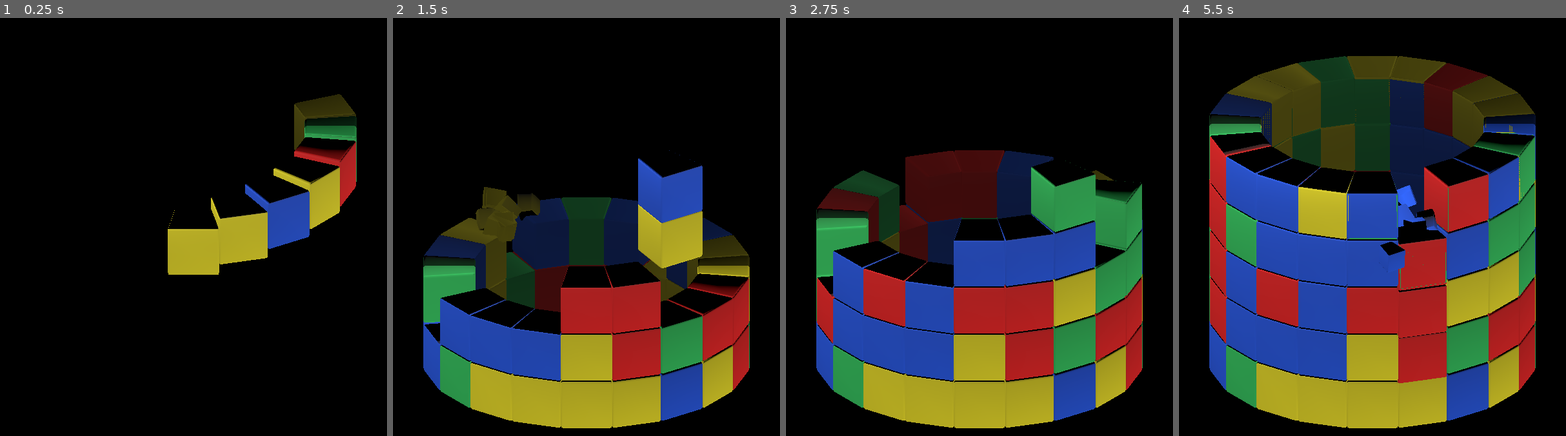
Above: before the commit, frames 1-4 (left to right).
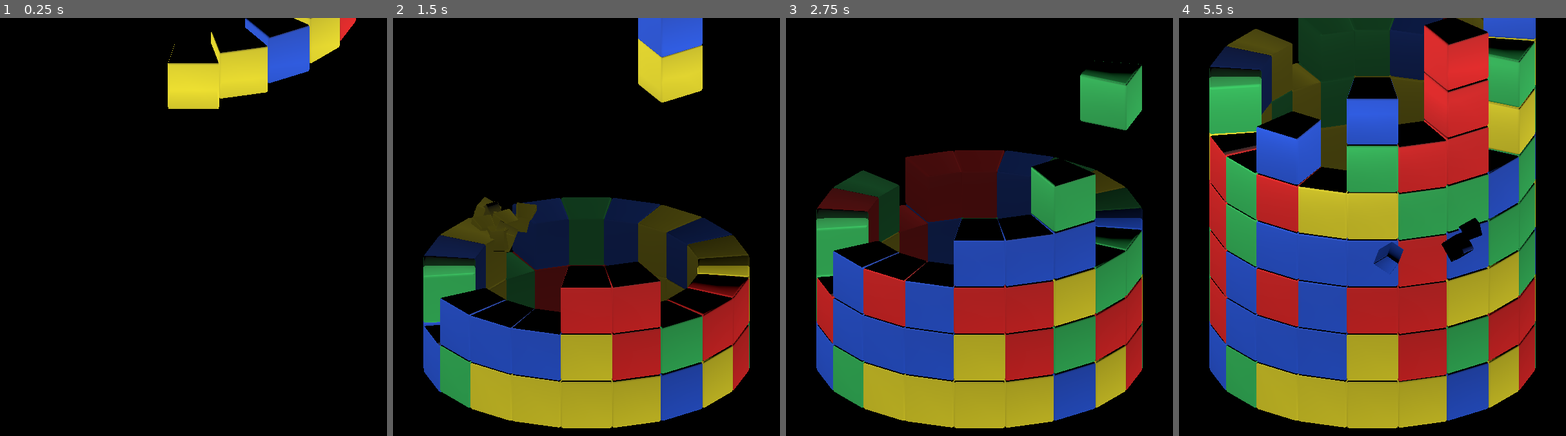
Above: after the commit, the same moments.

Repository: KasaiAi/Rotary
Game: Godot game, scene res://Scenes/level.tscn
Same seed, same stepped clock (60 frames per second), same inputs: the game is played once before the commit and once after it.
Inputs (mouse positions are in pixels of both pictures, inside the frame that each line leads up to):
- Up to frame 1 (0.25 s): no input
- Up to frame 2 (1.5 s): move the mouse to (671, 206) at 0.52 s; hold Right (ui_right) 0.53-1.28 s; click (671, 206) at 0.6 s; tap Space (ui_select) at 0.77 s; move the mouse to (509, 247) at 1.27 s; hold Down (ui_down) from 1.28 s (still down); click (509, 247) at 1.35 s
- Up to frame 3 (2.75 s): tap Space (ui_select) at 1.52 s; move the mouse to (1018, 135) at 2.02 s; release Down (ui_down) at 2.03 s; hold Right (ui_right) from 2.03 s (still down); right-click (1018, 135) at 2.1 s; click (1018, 135) at 2.3 s
- Up to frame 4 (5.5 s): move the mouse to (1353, 310) at 2.77 s; click (1353, 310) at 2.85 s; tap Space (ui_select) at 3.02, 3.77, 4.52 s; move the mouse to (1488, 289) at 3.52 s; release Right (ui_right) at 3.53 s; hold Left (ui_left) 3.53-5.03 s; click (1488, 289) at 3.6 s; move the mouse to (1256, 164) at 4.27 s; right-click (1256, 164) at 4.35 s; click (1256, 164) at 4.55 s; move the mouse to (1391, 227) at 5.02 s; hold Down (ui_down) from 5.03 s (still down); click (1391, 227) at 5.1 s

The runs differ from the first frame. In frame 1, 13% of the frame differs, in the area x 43-93%, y 0-62%; in frame 2, 7.8%; in frame 3, 3.9%; in frame 4, 33%, in the area x 7-93%, y 0-98%.

Commit message:
Small fixes

Diff:
--- a/Scripts/cell.gd
+++ b/Scripts/cell.gd
@@ -30,7 +30,7 @@
 		cellBit.transform = transform
 		cellBit.translate_object_local(Vector3(randi_range(-1, 1),1,randi_range(-1, 1)))
 		cellBit.get_node("Mesh").get_surface_override_material(0).albedo_color = $Mesh.get_surface_override_material(0).albedo_color
-		get_parent().add_child(cellBit)
+		add_sibling(cellBit)
 	queue_free()
 
 #func _process(delta):
--- a/Scripts/level_control.gd
+++ b/Scripts/level_control.gd
@@ -47,7 +47,7 @@
 	newCell.transform = $Spawner.transform
 	newCell.translate_object_local(Vector3(0,0,5.25))
 
-	$Cylinder/Ring.add_child(newCell)
+	add_child(newCell)
 #	append cell to array
 #	set cell as child of a ring by level -> match position.y < X > position.y: remove_child(), add_child()
 #	set collision_mask to array.j
@@ -134,13 +134,16 @@
 #Peças quebram em pedacinhos que caem		OK!
 #Deletar destroços que saem da tela			OK!
 #Deixar a cor dos minicubos igual ao original	OK!
-#Girar anel com o mouse
-#Girar cilindro com o mouse
+#Girar anel com o mouse						OK!
+#Girar cilindro com o mouse					OK!
+#Iluminar objetos com hover					OK!
+#Apagar objetos sem hover					OK!
+#Remover cubinhos da árvore na criação
+
+#Adicionar peças criadas num array
+#Tornar peça filha do anel onde aterrissar
 #Rotacionar anel c/ snapping
-#Iluminar objetos com hover
-#Apagar objetos sem hover
 
-#Colocar peça como child do anel pela altura
 
 #Fazer algo quando peças chegarem no topo
 #	Spawn segura as peças até formar um anel ou solta uma por uma? Crucial pro fim de jogo
@@ -148,7 +151,9 @@
 
 #Destruição de peças iguais adjacentes
 
-#Fazer um array que adicione as peças criadas
+#fragmentos têm que ser removidos da árvore pra não serem afetados pela rotação
+#a física travar durante a rotação pode ser genial pra os cubos não caírem antes de você soltar o mouse (o problema é que eles caem com força depois)
+#cubos têm que entrar no array/virar filhos quando aterrissarem, senão eles são afetados pela rotação enquanto caem
 
 #Organizar peças por nível e como fazer elas quebrarem
 #	um array deve facilitar pra comparar as peças próximas
